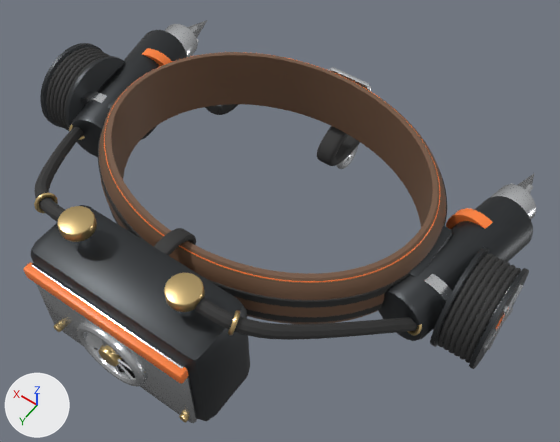
An edit to the FBX model Art/Harness/SM_Harness_Waist.fbx, drawn before and after from the same camera.
Rendered twice from a 50 mm lens placed at (-0.321, 0.428, 0.668), pointed at (-0.027, 0.016, 0.022). Lighting does not change. The marker at lower left points along +X, +Y and +Z. The first picture is the older version. Where no turn or scale is listed for an object, it has been applied to the vertices. Vertices at exactly the same position are counted once.

Objects in the first picture: 'SM_Harness_Waist'.
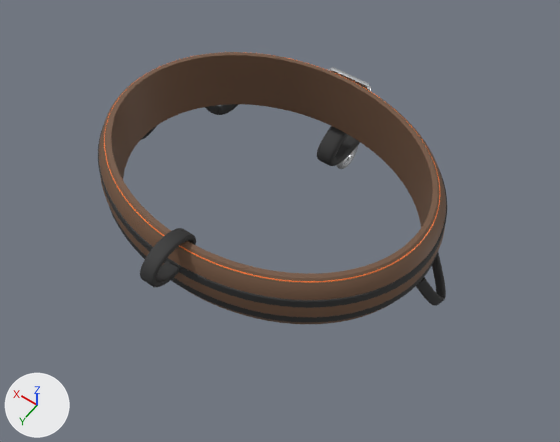
Where the change shows, as pixel boxes (x1, y1, x2, y2) in the pictures (560 x 442 px):
'SM_Harness_Waist', reshaped (32% narrower, 32% shorter)
    before: (23, 20, 536, 423)
    after: (98, 52, 447, 324)
part 1 of me_sm_harness_waist_001, deleted
    before: (23, 20, 536, 423)

What the commit changed:
me_sm_harness_waist_001 is used by ob_sm_harness_waist; location (0.0, 0.0, 0.0).
me_sm_harness_waist_001 had 16853 vertices, 16028 faces and spanned x -0.275..0.275, y -0.221..0.247, z -0.072..0.145.
me_sm_harness_waist_001 now has 6160 vertices, 6094 faces and spans x -0.209..0.209, y -0.221..0.184, z -0.072..0.111.
me_sm_harness_waist_001 part 1: 79 loose pieces with 10693 vertices, spanning x -0.275..0.275, y -0.175..0.247, z -0.023..0.145, are deleted.
me_sm_harness_waist_001 no longer uses material mat_m_darkmetal (dark grey #45484b).
me_sm_harness_waist_001 no longer uses material mat_m_brass (beige #e1c489).
